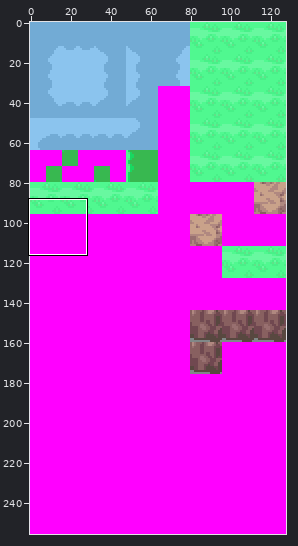
Edited in one commit: sprite sheet (tiles/route_204/bottom.png). The first picture is a wide view before the edit; the outline marks the close-up.
Close-up. First the earlier version:
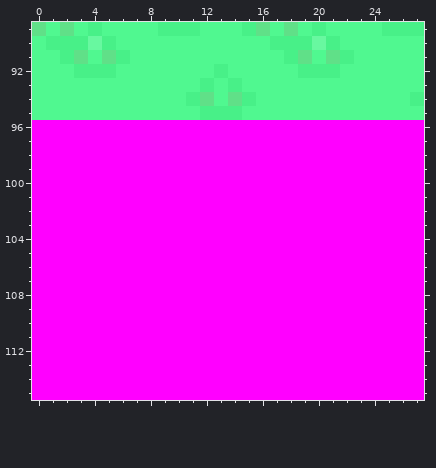
The file is 128x256 pixels. Shown: x 0..27, y 89..115.
Now the later version:
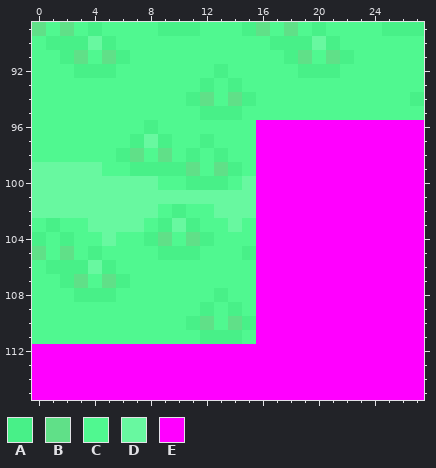
Palette (. is transparent): A #48f088  B #60e088  C #50f890  D #68f8a0  E #ff00ff
The exact change:
@@ x 0..17 @@
  95 CCCCCCCCCCCCAAACCC
- 96 EEEEEEEEEEEEEEEEEE
- 97 EEEEEEEEEEEEEEEEEE
- 98 EEEEEEEEEEEEEEEEEE
- 99 EEEEEEEEEEEEEEEEEE
-100 EEEEEEEEEEEEEEEEEE
-101 EEEEEEEEEEEEEEEEEE
-102 EEEEEEEEEEEEEEEEEE
-103 EEEEEEEEEEEEEEEEEE
-104 EEEEEEEEEEEEEEEEEE
-105 EEEEEEEEEEEEEEEEEE
-106 EEEEEEEEEEEEEEEEEE
-107 EEEEEEEEEEEEEEEEEE
-108 EEEEEEEEEEEEEEEEEE
-109 EEEEEEEEEEEEEEEEEE
-110 EEEEEEEEEEEEEEEEEE
-111 EEEEEEEEEEEEEEEEEE
+ 96 CCCCCCCCACCCCCCCEE
+ 97 CCCCCCCADACCACCCEE
+ 98 CCCCCCABCBCACACCEE
+ 99 DDDDDCCAAAABCBACEE
+100 DDDDDDDDDCCAAACDEE
+101 DDDDDDDDDDDDDDDDEE
+102 DDDDDDDDDCACCDDDEE
+103 CACCDDDDCADACCDCEE
+104 ACACCDCCABCBACCCEE
+105 BCBCACCCCAAACCCAEE
+106 CAAADACCCCCCCCCCEE
+107 CCABCBACCCCCCCCCEE
+108 CCCAAACCCCCCCACCEE
+109 CCCCCCCCCCCCACACEE
+110 CCCCCCCCCCCABCBAEE
+111 CCCCCCCCCCCCAAACEE
 112 EEEEEEEEEEEEEEEEEE
Changed places in both close-ups, as pixel boxes (x1, y1, x2, y2):
changed: (32, 120, 256, 344)
